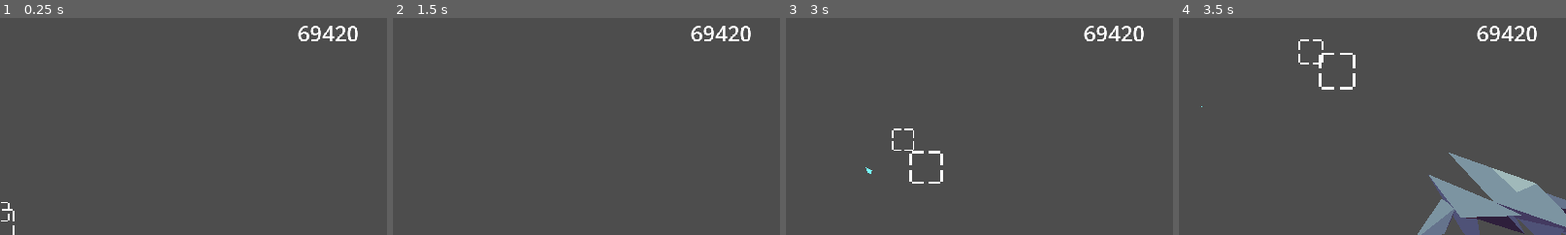
Above: before the commit, frames 1-4 (left to right).
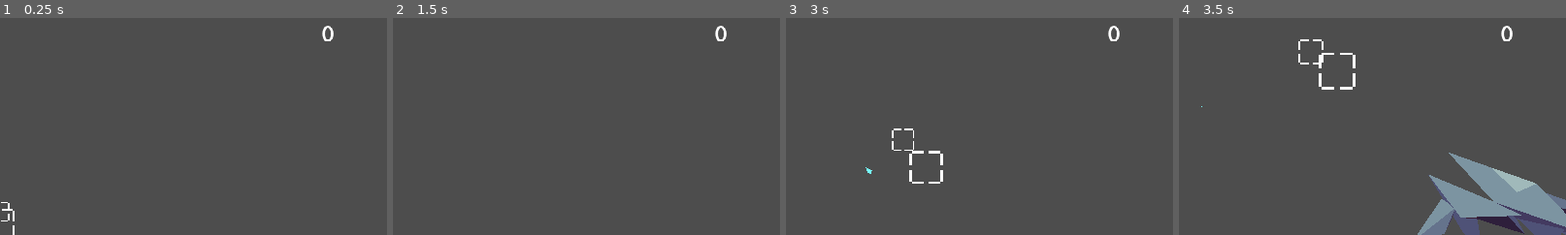
Above: after the commit, the same moments.

Repository: pjimenez1502/NovaRat
Game: Godot game, scene res://Scenes/World/UI.tscn
The game is run twice, just before and just after one commit, with the same random seed, the same clock (stepped at 60 frames per second) and the same inputs.
Inputs (mouse positions are % of the whole screen's width and height, from its top left):
- Up to frame 1 (0.25 s): no input
- Up to frame 2 (1.5 s): tap Enter at 0.5 s; move the mouse to (72, 45) at 0.52 s; press the mouse at (72, 45) at 0.53 s; hold E (DODGE_RIGHT) 0.53-1.28 s; move the mouse to (30, 55) at 1.27 s; release the mouse at (30, 55) at 1.28 s; hold S (DOWN) from 1.28 s (still down); click (30, 55) at 1.35 s
- Up to frame 3 (3 s): move the mouse to (60, 28) at 2.02 s; release S (DOWN) at 2.03 s; press the mouse at (60, 28) at 2.03 s; hold E (DODGE_RIGHT) 2.03-2.78 s; move the mouse to (45, 70) at 2.77 s; release the mouse at (45, 70) at 2.78 s; hold W (UP) from 2.78 s (still down); click (45, 70) at 2.85 s
- Up to frame 4 (3.5 s): keep holding W (UP)
The pictures show only the part of the screen within x 50-100%, y 0-50%; the shares and areas given below are measured in that part.

The runs differ from the first frame. In frame 1, 0.6% of the frame differs, in the area x 76-93%, y 3-11%; in frame 2, 0.6%; in frame 3, 0.6%; in frame 4, 0.6%.

Commit message:
set score to 0 on overlay ready

Diff:
--- a/Src/UI/flight_overlay.gd
+++ b/Src/UI/flight_overlay.gd
@@ -5,6 +5,7 @@
 
 func _ready() -> void:
 	ScoreDirector.SCORE_CHANGED.connect(update_score)
+	ScoreDirector.set_score(0)
 
 func update_score(value : int) -> void:
 	score_label.text = str(value)
